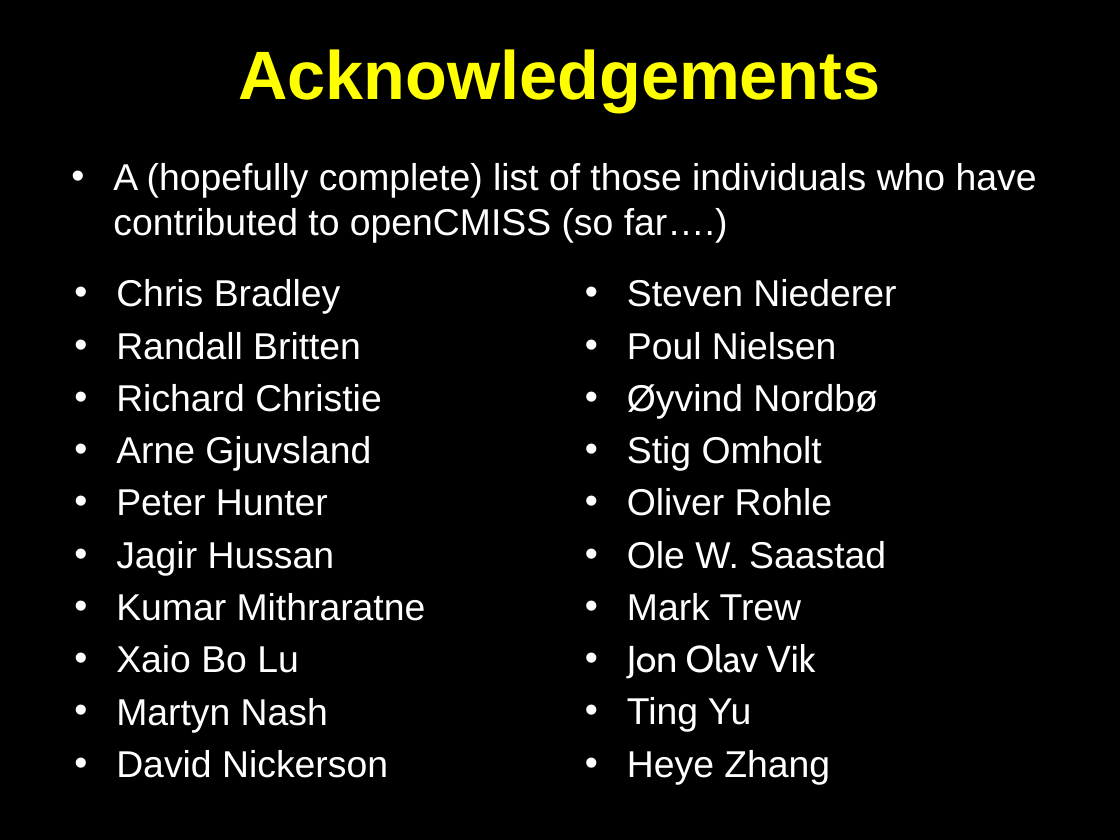
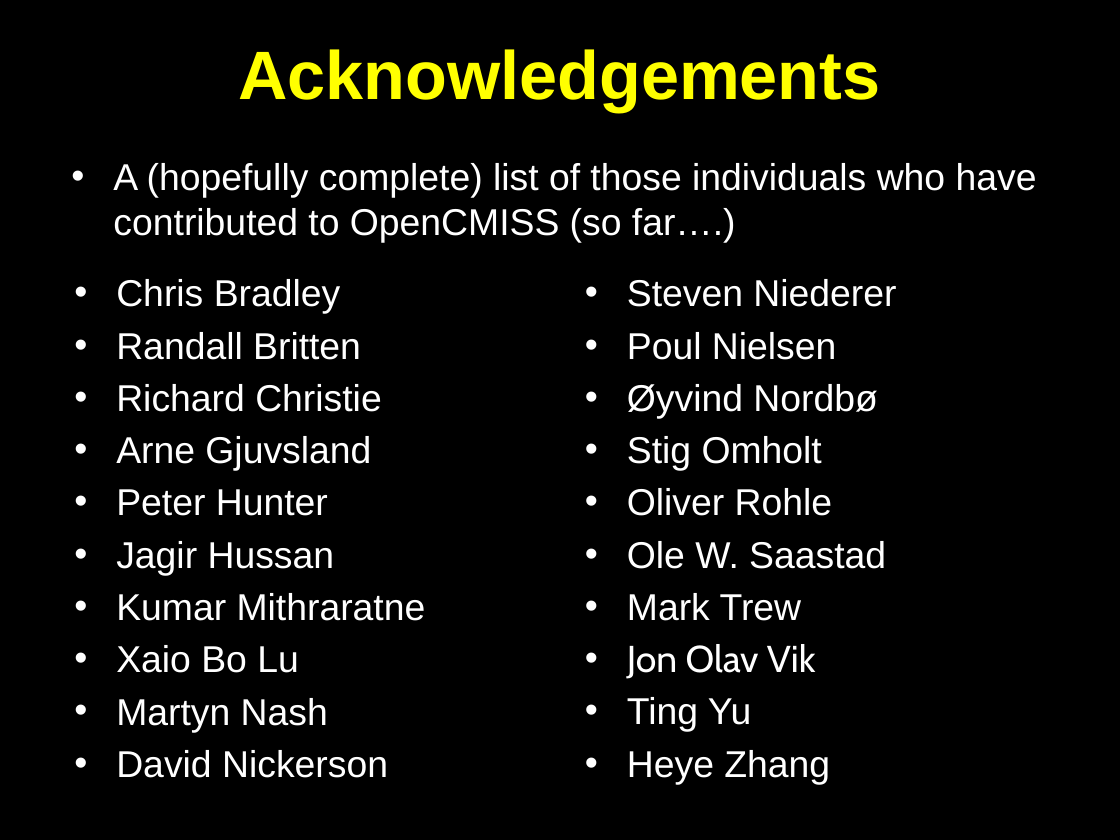
Before and after one commit to OpenCMISS/cm, a slide deck: slide 117 of doc/openCMISS.pptx. Drawn at 1120x840 pixels with LibreOffice and Linux fonts; fonts in the diff are those of the drawing. Boxes give left, top, right and bottom in pixels: in the first picture for what was removed or moved away, otherwise in the second. Text is boxed around its words. In the diff, an @@ line names an element or a change of style, - is before the commit and + after.

```diff
--- a/doc/openCMISS.pptx
+++ b/doc/openCMISS.pptx
@@ text at (x1=113, y1=163, x2=1037, y2=243): text changed @@
-• A (hopefully complete) list of those individuals who have contributed to openCMISS (so far….)
+• A (hopefully complete) list of those individuals who have contributed to OpenCMISS (so far….)
```
Also in this commit, not shown: 11 other slides changed, 1 other file.
